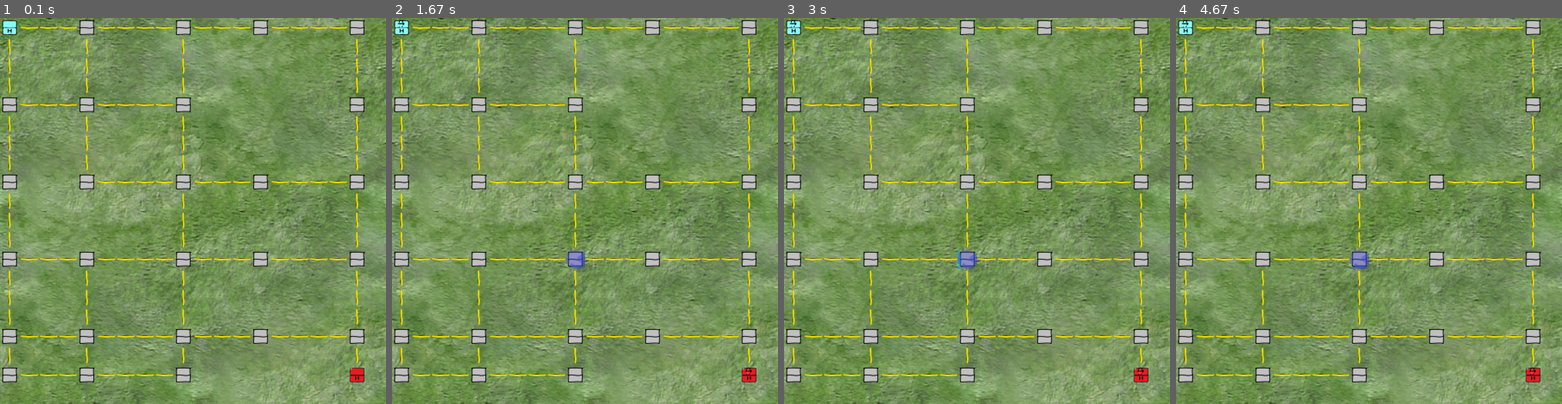
Above: before the commit, frames 1-4 (left to right).
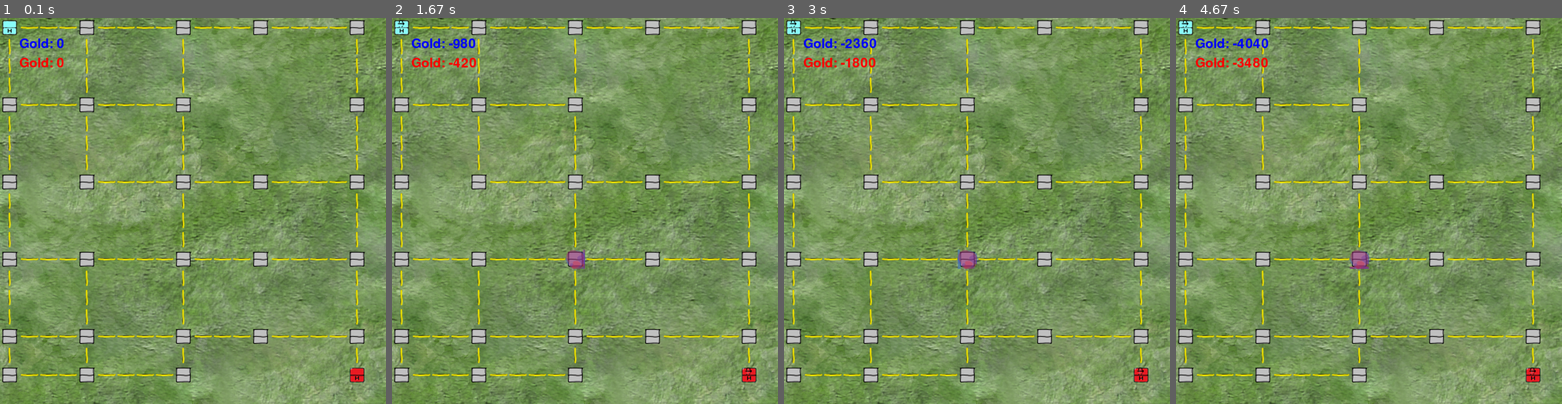
Above: after the commit, the same moments.

Repository: czebrose/ML_Projects
Game: pygame game, started from ML-Tutorial/NodeFightGame/game.py
Two runs of this game, one before a commit and one after it. Both use one fixed random seed, a clock stepped at 60 frames per second and the inputs below.
Inputs (mouse positions are in pixels of both pictures, inside the frame that each line leads up to):
- Up to frame 1 (0.1 s): no input
- Up to frame 2 (1.67 s): press the mouse at (573, 257) at 0.37 s; move the mouse to (592, 187) at 0.47 s; release the mouse at (612, 118) at 0.6 s; hold Right 0.67-1.13 s; hold Up 1.17-1.47 s; hold W 1.17-1.47 s; hold Right from 1.5 s (still down); hold D from 1.5 s (still down); tap 0 at 1.65 s
- Up to frame 3 (3 s): release Right at 1.97 s; release D at 1.97 s; hold Left 2-2.53 s; hold A 2-2.53 s; hold Down 2.57-2.87 s; hold S 2.57-2.87 s; hold Left from 2.9 s (still down); hold A from 2.9 s (still down)
- Up to frame 4 (4.67 s): tap 0 at 3.05, 4.55 s; release Left at 3.3 s; release A at 3.3 s; hold Up 3.33-3.7 s; hold W 3.33-3.7 s; hold Right 3.73-4.37 s; hold D 3.73-4.37 s; hold Down from 4.4 s (still down); hold S from 4.4 s (still down)

The runs differ from the first frame. In frame 1, 0.3% of the frame differs, in the area x 5-17%, y 5-13%; in frame 2, 0.6%; in frame 3, 0.7%, in the area x 5-50%, y 5-65%; in frame 4, 0.7%.

Commit message:
Broke out the human player from PlayerInput

Diff:
--- a/ML-Tutorial/NodeFightGame/game.py
+++ b/ML-Tutorial/NodeFightGame/game.py
@@ -3,6 +3,7 @@
 import util
 from util import Direction
 from player import PlayerColor, PlayerInput
+from humanplayer import HumanPlayerInput
 from node import Node, Building
 from road import Road
 
@@ -118,9 +119,8 @@
 def main():
     global_map = build_map()
     players = {
-        PlayerColor.NEUTRAL: PlayerInput(PlayerColor.NEUTRAL),
-        PlayerColor.BLUE: PlayerInput(PlayerColor.BLUE),
-        PlayerColor.RED: PlayerInput(PlayerColor.RED)
+        PlayerColor.BLUE: HumanPlayerInput(PlayerColor.BLUE),
+        PlayerColor.RED: HumanPlayerInput(PlayerColor.RED)
     }
     win = pygame.display.set_mode((WIN_WIDTH, WIN_HEIGHT))
     clock = pygame.time.Clock()
--- /dev/null
+++ b/ML-Tutorial/NodeFightGame/humanplayer.py
@@ -0,0 +1,41 @@
+import pygame
+from player import PlayerInput, PlayerColor, PlayerCommands
+
+
+class HumanPlayerInput(PlayerInput):
+    def get_highlight_node(self, global_map):
+        (button1, button2, button3) = pygame.mouse.get_pressed()
+        if button1:
+            (x, y) = pygame.mouse.get_pos()
+            for col in global_map:
+                for loc in col:
+                    if loc is not None and loc.check_click(x, y):
+                        return loc
+        return self.highlight_node
+
+    def get_command(self, global_map):
+        keys = pygame.key.get_pressed()
+        command = None
+        if self.color == PlayerColor.BLUE:
+            if keys[pygame.K_LEFT]:
+                command = PlayerCommands.DIRECTION_WEST
+            elif keys[pygame.K_RIGHT]:
+                command = PlayerCommands.DIRECTION_EAST
+            elif keys[pygame.K_UP]:
+                command = PlayerCommands.DIRECTION_NORTH
+            elif keys[pygame.K_DOWN]:
+                command = PlayerCommands.DIRECTION_SOUTH
+            elif keys[pygame.K_KP0]:
+                command = PlayerCommands.CLEAR_DIRECTION
+        elif self.color == PlayerColor.RED:
+            if keys[pygame.K_a]:
+                command = PlayerCommands.DIRECTION_WEST
+            elif keys[pygame.K_d]:
+                command = PlayerCommands.DIRECTION_EAST
+            elif keys[pygame.K_w]:
+                command = PlayerCommands.DIRECTION_NORTH
+            elif keys[pygame.K_s]:
+                command = PlayerCommands.DIRECTION_SOUTH
+            elif keys[pygame.K_x]:
+                command = PlayerCommands.CLEAR_DIRECTION
+        return command
--- a/ML-Tutorial/NodeFightGame/node.py
+++ b/ML-Tutorial/NodeFightGame/node.py
@@ -42,7 +42,7 @@
         Location.add_neighbor(self, direction, neighbor, set_neighbor)
 
     def collect_gold(self, players):
-        if self.building:
+        if self.building and players.keys().__contains__(self.owner):
             players[self.owner].gold += self.building.generate_gold()
         return players
 
--- a/ML-Tutorial/NodeFightGame/player.py
+++ b/ML-Tutorial/NodeFightGame/player.py
@@ -2,10 +2,15 @@
 from util import Direction
 import pygame
 from enum import Enum
+import abc
+from abc import ABC
+pygame.font.init()
 
 
 NODE_HIGHLIGHT_RED_IMG = util.load_img("node_highlight_red.png")
 NODE_HIGHLIGHT_BLUE_IMG = util.load_img("node_highlight_blue.png")
+
+STAT_FONT = pygame.font.SysFont("comicsans", 50)
 
 
 class PlayerColor(Enum):
@@ -15,48 +20,57 @@
     RED = 2
 
 
-class PlayerInput:
+class PlayerCommands(Enum):
+    ERROR = -1
+    CLEAR_DIRECTION = 0
+    DIRECTION_NORTH = 1
+    DIRECTION_SOUTH = 2
+    DIRECTION_EAST = 3
+    DIRECTION_WEST = 4
+    BUILD_MINE = 5
+    BUILD_BARRACKS = 6
+    UNIT_PIKEMAN = 7
+    UNIT_ARCHER = 8
+    UNIT_KNIGHT = 9
+
+
+class PlayerInput(ABC):
     def __init__(self, color):
         self.color = color
         self.highlight_node = None
         self.gold = 0
 
     def check_input(self, global_map):
-        (button1, button2, button3) = pygame.mouse.get_pressed()
-        if (button1 and self.color is PlayerColor.BLUE)\
-                or (button3 and self.color is PlayerColor.RED):
-            (x, y) = pygame.mouse.get_pos()
-            print(str(x) + "," + str(y))
-            for col in global_map:
-                for loc in col:
-                    if loc is not None and loc.check_click(x, y):
-                        self.highlight_node = loc
-        if self.highlight_node:
-            keys = pygame.key.get_pressed()
-            if self.color == PlayerColor.BLUE:
-                if keys[pygame.K_LEFT]:
-                    self.highlight_node.exit_direction[self.color] = Direction.WEST
-                elif keys[pygame.K_RIGHT]:
-                    self.highlight_node.exit_direction[self.color] = Direction.EAST
-                elif keys[pygame.K_UP]:
-                    self.highlight_node.exit_direction[self.color] = Direction.NORTH
-                elif keys[pygame.K_DOWN]:
-                    self.highlight_node.exit_direction[self.color] = Direction.SOUTH
-                elif keys[pygame.K_KP0]:
-                    self.highlight_node.exit_direction[self.color] = None
-            elif self.color == PlayerColor.RED:
-                if keys[pygame.K_a]:
-                    self.highlight_node.exit_direction[self.color] = Direction.WEST
-                elif keys[pygame.K_d]:
-                    self.highlight_node.exit_direction[self.color] = Direction.EAST
-                elif keys[pygame.K_w]:
-                    self.highlight_node.exit_direction[self.color] = Direction.NORTH
-                elif keys[pygame.K_s]:
-                    self.highlight_node.exit_direction[self.color] = Direction.SOUTH
-                elif keys[pygame.K_x]:
-                    self.highlight_node.exit_direction[self.color] = None
+        self.highlight_node = self.get_highlight_node(global_map)
+        command = self.get_command(global_map)
+        self.execute_command(command)
+        return global_map
 
-        return global_map
+    @abc.abstractmethod
+    def get_highlight_node(self, global_map) -> object:
+        return None
+
+    @abc.abstractmethod
+    def get_command(self, global_map) -> object:
+        return None
+
+    def execute_command(self, command):
+        loc = self.highlight_node
+        if command is PlayerCommands.DIRECTION_EAST:
+            self.execute_direction_change(loc, Direction.EAST)
+        elif command is PlayerCommands.DIRECTION_WEST:
+            self.execute_direction_change(loc, Direction.WEST)
+        elif command is PlayerCommands.DIRECTION_NORTH:
+            self.execute_direction_change(loc, Direction.NORTH)
+        elif command is PlayerCommands.DIRECTION_SOUTH:
+            self.execute_direction_change(loc, Direction.SOUTH)
+        elif command is PlayerCommands.CLEAR_DIRECTION:
+            self.execute_direction_change(loc, None)
+
+    def execute_direction_change(self, loc, direction):
+        if loc:
+            loc.exit_direction[self.color] = direction
+            self.gold -= util.DIRECTION_CHANGE_COST
 
     def draw(self, win):
         if self.highlight_node:
@@ -66,3 +80,15 @@
                 win.blit(NODE_HIGHLIGHT_BLUE_IMG, (x, y))
             elif self.color == PlayerColor.RED:
                 win.blit(NODE_HIGHLIGHT_RED_IMG, (x, y))
+        if self.color is PlayerColor.RED:
+            x = util.NODE_WIDTH
+            y = 2 * util.NODE_WIDTH
+            color = (255, 0, 0)
+            text = STAT_FONT.render("Gold: " + str(self.gold), 1, color)
+            win.blit(text, (x, y))
+        if self.color is PlayerColor.BLUE:
+            x = util.NODE_WIDTH
+            y = util.NODE_WIDTH
+            color = (0, 0, 255)
+            text = STAT_FONT.render("Gold: " + str(self.gold), 1, color)
+            win.blit(text, (x, y))
Empty file added: ML-Tutorial/NodeFightGame/simple-ai-player.py
